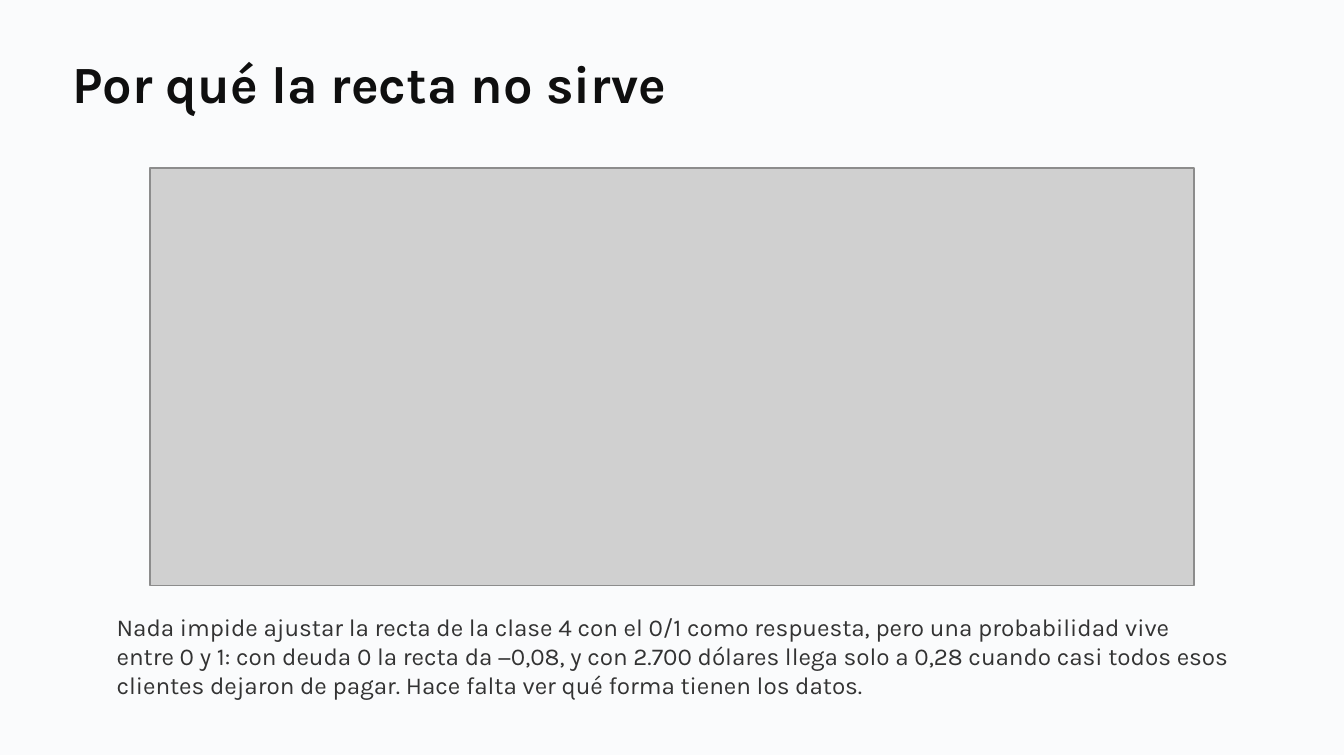
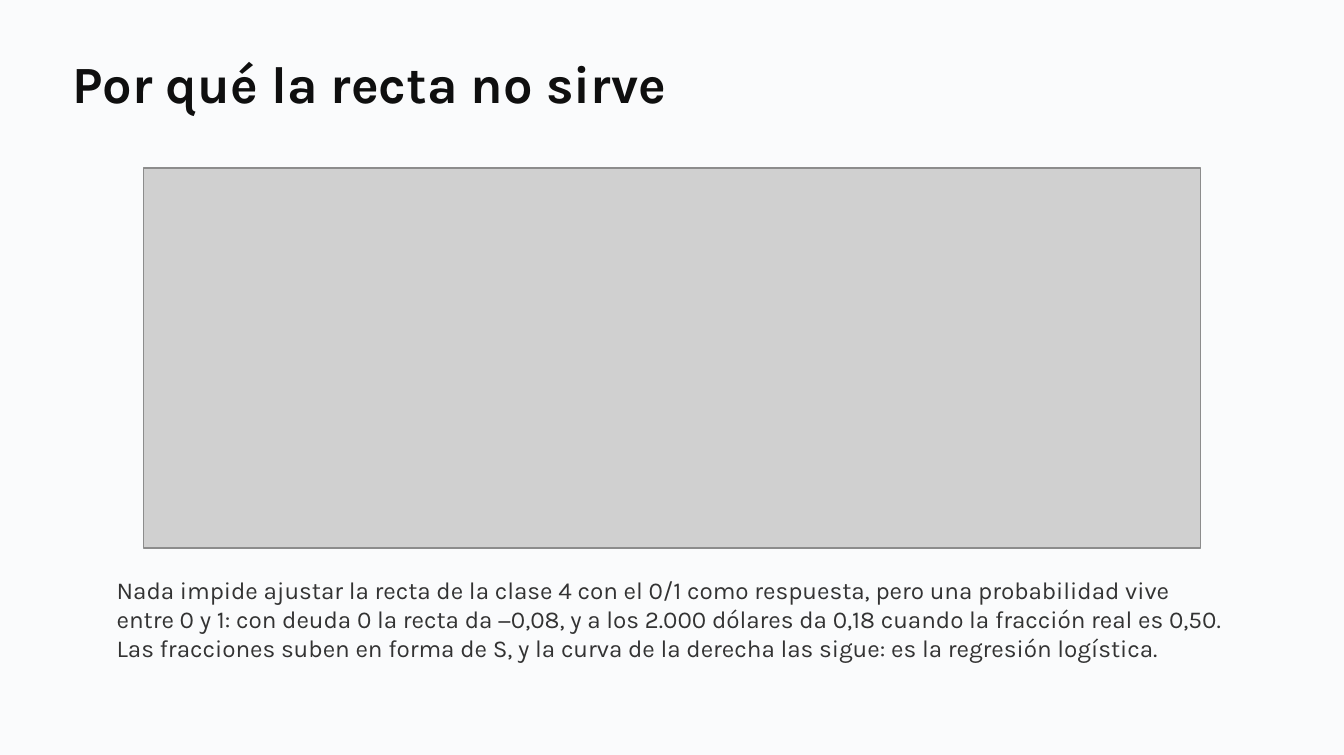
Before and after one commit to daniopitz/diplomado-cdd, a slide deck: slide 11 of presentaciones/clase06_regresion_logistica.pptx (slide 10 before the commit). Drawn at 1344x755 pixels with LibreOffice and Linux fonts; fonts in the diff are those of the drawing; grey boxes stand for pictures. Boxes give left, top, right and bottom in pixels: in the first picture for what was removed or moved away, otherwise in the second. Text is boxed around its words. In the diff, an @@ line names an element or a change of style, - is before the commit and + after.

```diff
--- a/presentaciones/clase06_regresion_logistica.pptx
+++ b/presentaciones/clase06_regresion_logistica.pptx
@@ picture resized from (x1=151, y1=168, x2=1195, y2=586) to (x1=144, y1=168, x2=1200, y2=548) @@
@@ text at (x1=117, y1=581, x2=1221, y2=663): text changed @@
-Nada impide ajustar la recta de la clase 4 con el 0/1 como respuesta, pero una probabilidad vive entre 0 y 1: con deuda 0 la recta da −0,08, y con 2.700 dólares llega solo a 0,28 cuando casi todos esos clientes dejaron de pagar. Hace falta ver qué forma tienen los datos.
+Nada impide ajustar la recta de la clase 4 con el 0/1 como respuesta, pero una probabilidad vive entre 0 y 1: con deuda 0 la recta da −0,08, y a los 2.000 dólares da 0,18 cuando la fracción real es 0,50. Las fracciones suben en forma de S, y la curva de la derecha las sigue: es la regresión logística.
```
Also in this commit, not shown: 5 other files.
